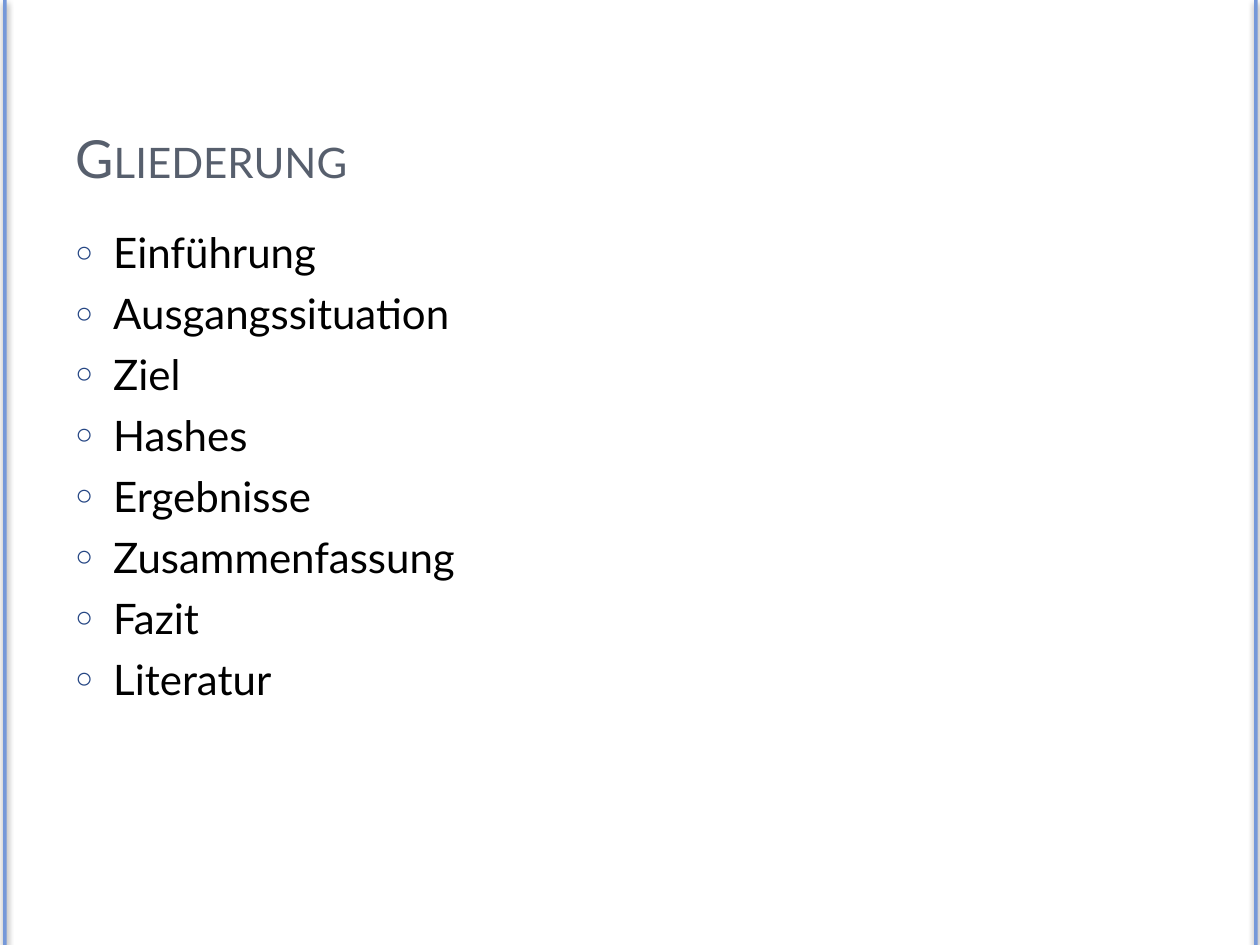
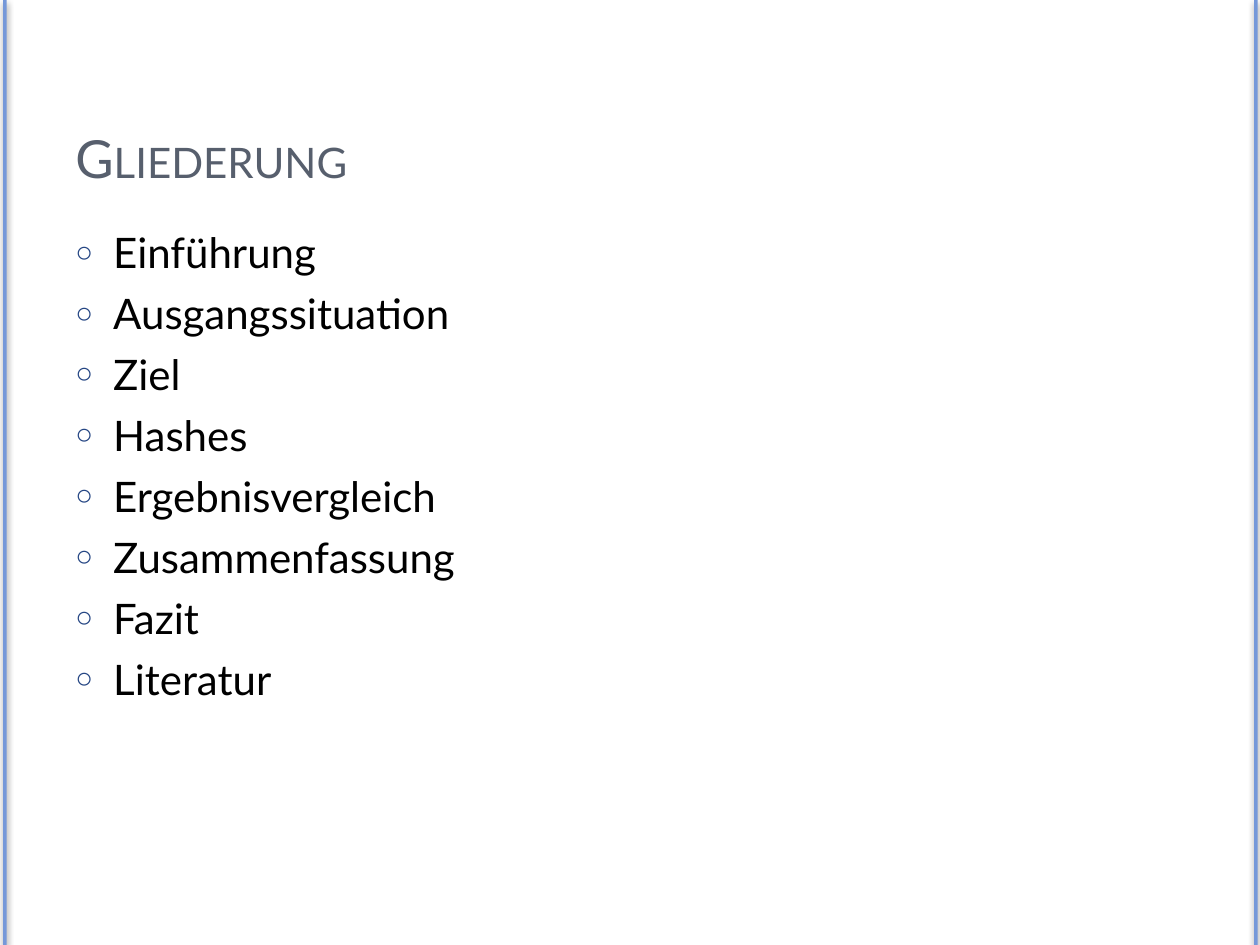
Before and after one commit to Exa-THM/HashTesting, a slide deck: slide 3 of Presentation/exa-hashes.pptx. Drawn at 1260x945 pixels with LibreOffice and Linux fonts; fonts in the diff are those of the drawing. Boxes give left, top, right and bottom in pixels: in the first picture for what was removed or moved away, otherwise in the second. Text is boxed around its words. In the diff, an @@ line names an element or a change of style, - is before the commit and + after.

```diff
--- a/Presentation/exa-hashes.pptx
+++ b/Presentation/exa-hashes.pptx
@@ text at (113, 481, 436, 520): text changed @@
-○ Ergebnisse
+○ Ergebnisvergleich
```
Also in this commit, not shown: 6 other slides changed, 4 slides added, 1 slide removed.
